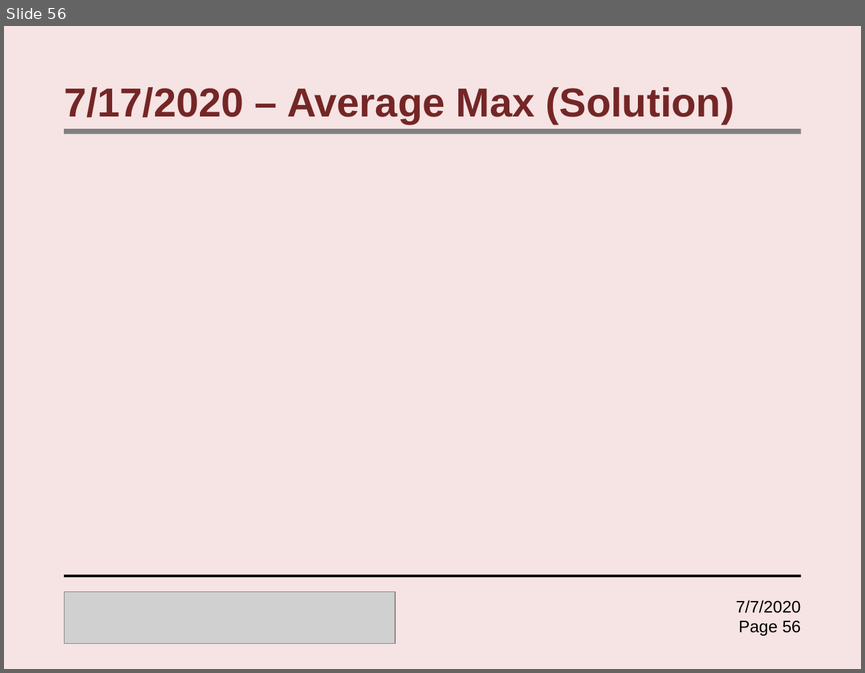
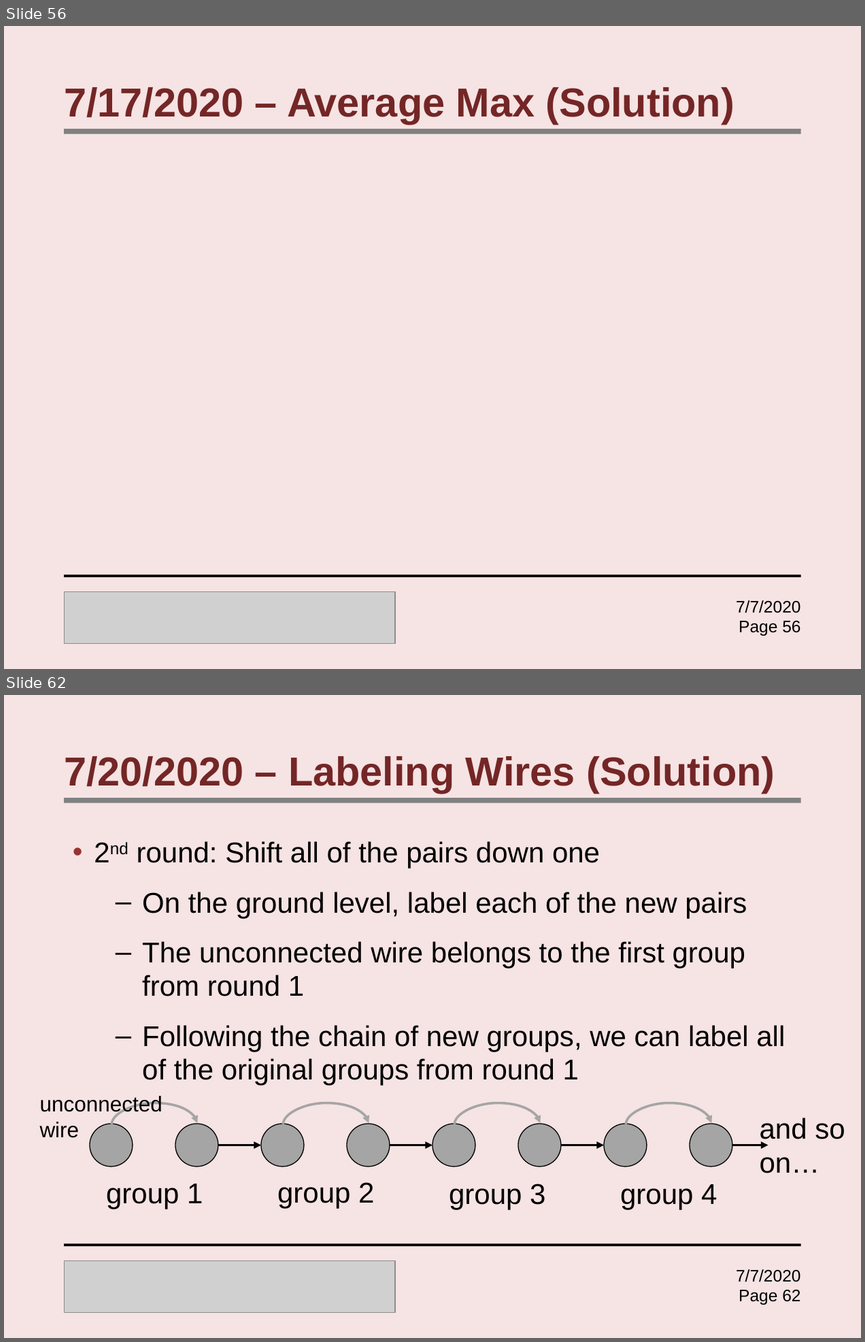
Before and after one commit to Samyak-code/Instructorfiles, a slide deck: lectures/extra/RacecarRiddles.pptx. Shown one above the other, each under a label of ours: slide 56 before the commit, slides 56 and 62 after it; the slides between them are not shown. The pictures are 865x673 and 865x1342 pixels, drawn with LibreOffice and Linux fonts; fonts in the diff are those of the drawing; grey boxes stand for pictures. Boxes give left, top, right and bottom in pixels: in the first picture for what was removed or moved away, otherwise in the second. Text is boxed around its words. In the diff, an @@ line names an element or a change of style, - is before the commit and + after.

```diff
--- a/lectures/extra/RacecarRiddles.pptx
+++ b/lectures/extra/RacecarRiddles.pptx
@@ slide 62 added at bbox=[4, 695, 861, 1338], background #F6E3E3 @@
@@ title added at bbox=[64, 756, 774, 793], 34 pt, text #742626, bold @@
+7/20/2020 – Labeling Wires (Solution)
@@ rectangle added at bbox=[64, 798, 801, 803], fill #808080 @@
@@ text added at bbox=[137, 841, 785, 1085], 24 pt, text #000000 @@
+• 2nd round: Shift all of the pairs down one
+  – On the ground level, label each of the new pairs
+  – The unconnected wire belongs to the first group from round 1
+  – Following the chain of new groups, we can label all of the original groups from round 1
@@ text added at bbox=[40, 1096, 162, 1138], 18 pt, text #000000 @@
+unconnected wire
@@ curved arrow added from (112, 1124) to (198, 1123), #A5A5A5 2 pt @@
@@ curved arrow added from (283, 1124) to (369, 1123), #A5A5A5 2 pt @@
@@ curved arrow added from (455, 1124) to (541, 1123), #A5A5A5 2 pt @@
@@ curved arrow added from (626, 1124) to (712, 1123), #A5A5A5 2 pt @@
@@ text added at bbox=[759, 1117, 844, 1173], 24 pt, text #000000 @@
+and so on…
@@ ellipse added at bbox=[90, 1123, 133, 1166], fill #A5A5A5, outline #000000 0.75 pt @@
@@ ellipse added at bbox=[175, 1123, 218, 1166], fill #A5A5A5, outline #000000 0.75 pt @@
@@ ellipse added at bbox=[261, 1123, 304, 1166], fill #A5A5A5, outline #000000 0.75 pt @@
@@ ellipse added at bbox=[347, 1123, 390, 1166], fill #A5A5A5, outline #000000 0.75 pt @@
@@ ellipse added at bbox=[432, 1123, 475, 1166], fill #A5A5A5, outline #000000 0.75 pt @@
@@ ellipse added at bbox=[518, 1123, 561, 1166], fill #A5A5A5, outline #000000 0.75 pt @@
@@ ellipse added at bbox=[604, 1123, 647, 1166], fill #A5A5A5, outline #000000 0.75 pt @@
@@ ellipse added at bbox=[689, 1123, 732, 1166], fill #A5A5A5, outline #000000 0.75 pt @@
@@ arrow added from (218, 1145) to (261, 1145), #000000 2 pt @@
@@ arrow added from (390, 1145) to (432, 1145), #000000 2 pt @@
@@ arrow added from (561, 1145) to (604, 1145), #000000 2 pt @@
@@ arrow added from (732, 1145) to (768, 1145), #000000 2 pt @@
@@ text added at bbox=[106, 1183, 203, 1208], 24 pt, text #000000 @@
+group 1
@@ text added at bbox=[277, 1182, 374, 1208], 24 pt, text #000000 @@
+group 2
@@ text added at bbox=[449, 1183, 545, 1209], 24 pt, text #000000 @@
+group 3
@@ text added at bbox=[620, 1184, 717, 1209], 24 pt, text #000000 @@
+group 4
@@ rectangle added at bbox=[64, 1243, 801, 1246], fill #000000 @@
@@ picture added at bbox=[64, 1261, 395, 1312] @@
@@ text added at bbox=[736, 1269, 800, 1304], 14 pt, text #000000 @@
+7/7/2020
+Page 62
```
Also in this commit, not shown: 51 other slides added.
